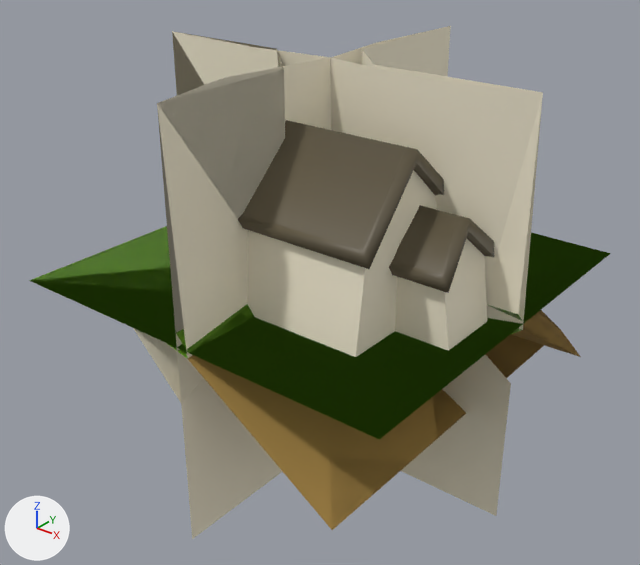
One commit to the glTF model blender/wfc_simple.glb: the scene before it, then after it.
Both versions are drawn from a 50 mm camera at (1.2, -1.537, 0.901) aimed at (-0.007, -0.027, -0.035). Lighting does not change. The marker at lower left points along +X, +Y and +Z.

Script lines for the objects in view, before the commit:
```python
ob_wfc_module_10 = bpy.data.objects.new('wfc_module_10', me_cube_815)
ob_wfc_module_10.location = (0.0, 0.0, 0.0)
ob_wfc_module_11 = bpy.data.objects.new('wfc_module_11', me_cube_816)
ob_wfc_module_11.location = (0.0, 0.0, 0.0)
ob_wfc_module_2 = bpy.data.objects.new('wfc_module_2', me_cube_807)
ob_wfc_module_2.location = (0.0, 0.0, 0.0)
ob_wfc_module_4 = bpy.data.objects.new('wfc_module_4', me_cube_809)
ob_wfc_module_4.location = (0.0, 0.0, 0.0)
ob_wfc_module_5 = bpy.data.objects.new('wfc_module_5', me_cube_810)
ob_wfc_module_5.location = (0.0, 0.0, 0.0)
ob_wfc_module_6 = bpy.data.objects.new('wfc_module_6', me_cube_811)
ob_wfc_module_6.location = (0.0, 0.0, 0.0)
ob_wfc_module_7 = bpy.data.objects.new('wfc_module_7', me_cube_812)
ob_wfc_module_7.location = (0.0, 0.0, 0.0)
ob_wfc_module_8 = bpy.data.objects.new('wfc_module_8', me_cube_813)
ob_wfc_module_8.location = (0.0, 0.0, 0.0)
ob_wfc_module_9 = bpy.data.objects.new('wfc_module_9', me_cube_814)
ob_wfc_module_9.location = (0.0, 0.0, 0.0)
# also in view: 'wfc_module_0' at (0.0, 0.0, 0.0); 'wfc_module_14' at (0.0, 0.177, 0.123); 'wfc_module_12' at (0.0, 0.0, -0.25); 'wfc_module_3' at (0.0, 0.0, -0.127); 'wfc_module_13' at (0.25, 0.25, 0.25)
```
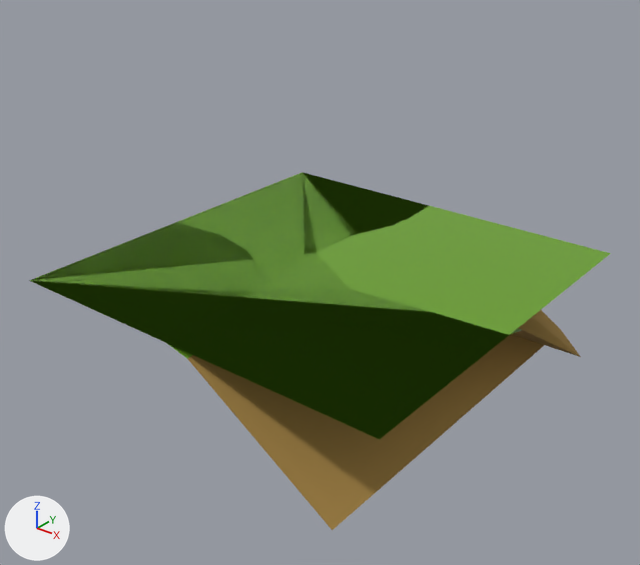
Boxes (x1, y1, x2, y2) around the edits, measured in the pictures (640 x 565 px):
'wfc_module_10', deleted
    before: (30, 120, 604, 439)
'wfc_module_15', deleted
    before: (157, 60, 544, 530)
'wfc_module_14', deleted
    before: (172, 31, 580, 357)
'wfc_module_12', deleted
    before: (32, 228, 511, 516)
'wfc_module_4', deleted
    before: (31, 239, 283, 539)
'wfc_module_13', deleted
    before: (362, 26, 610, 323)
'wfc_module_11', deleted
    before: (157, 32, 521, 437)
'wfc_module_5', deleted
    before: (176, 71, 607, 438)
'wfc_module_9', deleted
    before: (190, 35, 611, 439)
'wfc_module_6', deleted (brown)
    before: (172, 32, 581, 439)
'wfc_module_8', deleted
    before: (161, 27, 444, 403)
'wfc_module_7', deleted
    before: (33, 250, 181, 402)
'wfc_module_3', unchanged, uncovered by the edit
    before: (29, 226, 503, 439)
    after: (31, 172, 581, 439)
'wfc_module_0', unchanged, uncovered by the edit
    before: (31, 232, 606, 438)
    after: (38, 173, 611, 439)
'wfc_module_1', unchanged, uncovered by the edit
    before: (33, 226, 543, 526)
    after: (30, 173, 544, 530)
'wfc_module_2', unchanged, uncovered by the edit
    before: (34, 229, 176, 340)
    after: (29, 223, 261, 341)

The change, as a list of edits to the scene's bpy script:
```text
Remove ob_wfc_module_4:
    ob_wfc_module_4 = bpy.data.objects.new('wfc_module_4', me_cube_809)
    ob_wfc_module_4.location = (0.0, 0.0, 0.0)
Remove ob_wfc_module_5:
    ob_wfc_module_5 = bpy.data.objects.new('wfc_module_5', me_cube_810)
    ob_wfc_module_5.location = (0.0, 0.0, 0.0)
Remove ob_wfc_module_6:
    ob_wfc_module_6 = bpy.data.objects.new('wfc_module_6', me_cube_811)
    ob_wfc_module_6.location = (0.0, 0.0, 0.0)
Remove ob_wfc_module_7:
    ob_wfc_module_7 = bpy.data.objects.new('wfc_module_7', me_cube_812)
    ob_wfc_module_7.location = (0.0, 0.0, 0.0)
Remove ob_wfc_module_8:
    ob_wfc_module_8 = bpy.data.objects.new('wfc_module_8', me_cube_813)
    ob_wfc_module_8.location = (0.0, 0.0, 0.0)
Remove ob_wfc_module_9:
    ob_wfc_module_9 = bpy.data.objects.new('wfc_module_9', me_cube_814)
    ob_wfc_module_9.location = (0.0, 0.0, 0.0)
Remove ob_wfc_module_10:
    ob_wfc_module_10 = bpy.data.objects.new('wfc_module_10', me_cube_815)
    ob_wfc_module_10.location = (0.0, 0.0, 0.0)
Remove ob_wfc_module_11:
    ob_wfc_module_11 = bpy.data.objects.new('wfc_module_11', me_cube_816)
    ob_wfc_module_11.location = (0.0, 0.0, 0.0)
Remove ob_wfc_module_12:
    ob_wfc_module_12 = bpy.data.objects.new('wfc_module_12', me_cube_817)
    ob_wfc_module_12.location = (0.0, 0.0, 0.0)
Remove ob_wfc_module_13:
    ob_wfc_module_13 = bpy.data.objects.new('wfc_module_13', me_cube_818)
    ob_wfc_module_13.location = (0.0, 0.0, 0.0)
Remove ob_wfc_module_14:
    ob_wfc_module_14 = bpy.data.objects.new('wfc_module_14', me_cube_819)
    ob_wfc_module_14.location = (0.0, 0.0, 0.0)
Remove ob_wfc_module_15:
    ob_wfc_module_15 = bpy.data.objects.new('wfc_module_15', me_cube_820)
    ob_wfc_module_15.location = (0.0, 0.0, 0.0)
```
